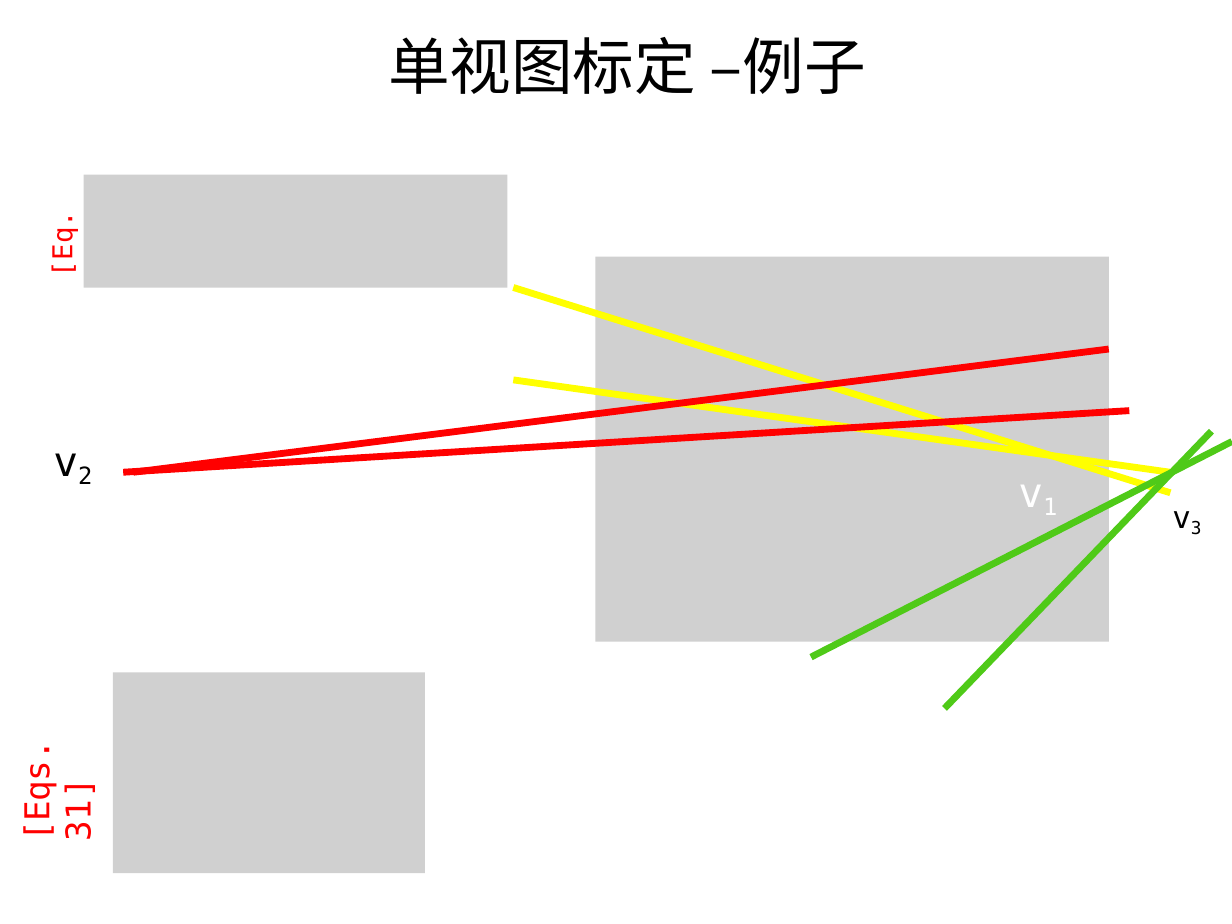
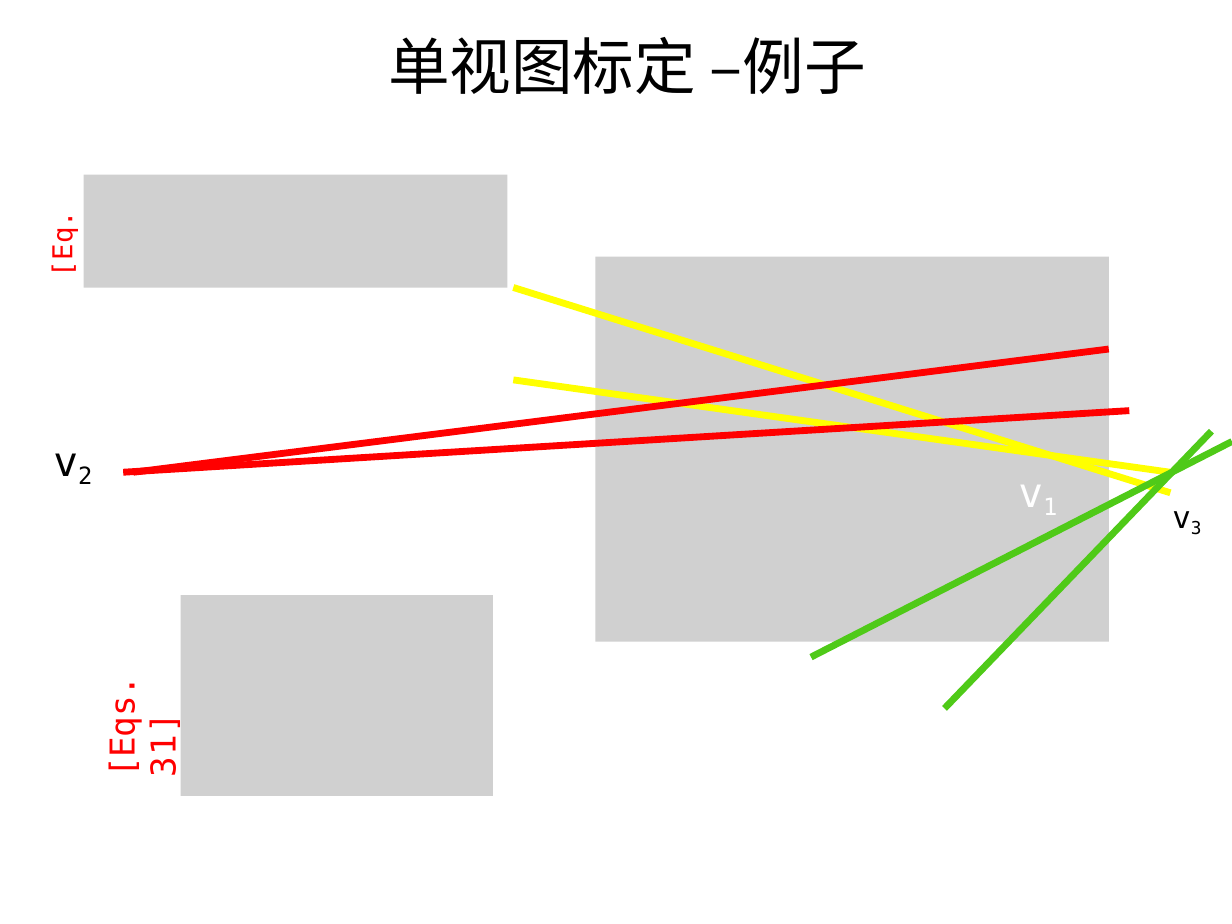
Before and after one commit to evenhax/translation_and_refining_for_cs231a, a slide deck: slide 39 of PPT231a_trans_and_refine/中文矫正版/lecture4_single_view_metrology .pptx. Drawn at 1232x924 pixels with LibreOffice and Linux fonts; fonts in the diff are those of the drawing; grey boxes stand for pictures; background and template pictures are left out. Boxes give left, top, right and bottom in pixels: in the first picture for what was removed or moved away, otherwise in the second. Text is boxed around its words. In the diff, an @@ line names an element or a change of style, - is before the commit and + after.

```diff
--- a/PPT231a_trans_and_refine/中文矫正版/lecture4_single_view_metrology .pptx
+++ b/PPT231a_trans_and_refine/中文矫正版/lecture4_single_view_metrology .pptx
@@ picture: place and size @@
-picture at box(113, 673, 425, 873)
+picture at box(181, 595, 493, 796)
@@ text "[Eqs. 31]": place and size @@
-text "[Eqs. 31]" at box(18, 750, 99, 839)
+text "[Eqs. 31]" at box(103, 686, 184, 775)
```
Also in this commit, not shown: 7 other slides changed, 4 other files.
